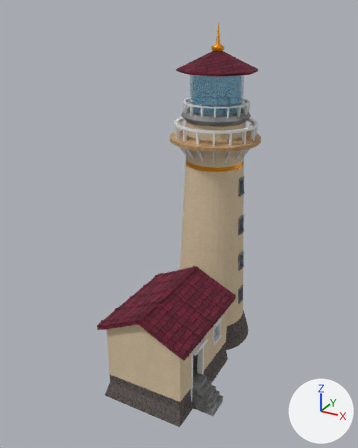
What one commit did to the Blender file blender/level one/lighthouse.blend.
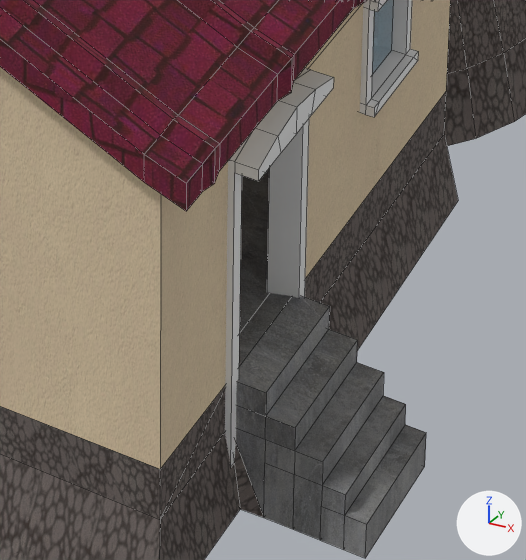
The first picture shows the older version from a 50 mm camera at (5.29, -11.56, 8.68) aimed at (-0.16, -1.65, 3.73). The close-ups show both versions on the part from 43% to 67% of the width and 73% to 93% of the height of that picture; other places that the commit changed are outside them. Lighting does not change. The marker at lower right points along +X, +Y and +Z. The close-ups show mesh edges as thin lines.

The scene before the commit, as lines of its bpy script (objects in view):
```python
me_cube_001 = bpy.data.meshes.new('Cube.001')
me_cube_001.from_pydata(...)  # 1303 vertices, 1249 faces; spans x -1.2..1.61, y -1.77..3.32, z -1.4..7.37
# faces by material slot: [447, 182, 184, 296, 76, 64]
me_cube_001.materials.append(mat_drywall)  # picture img_drywall_jpg
me_cube_001.materials.append(mat_redshingles)  # picture img_shinglesred_jpg
me_cube_001.materials.append(mat_wooden_tiles)  # picture img_better_wooden_floor_jpg
me_cube_001.materials.append(mat_concrete_floor)  # picture img_concrete_floor_jpg
me_cube_001.materials.append(mat_geode)  # picture img_4geode_jpg
me_cube_001.materials.append(mat_gold)  # orange #e79602
# before: 425 (1.01, -0.5, 0.28), 426 (1.01, -1.06, -0.77), 427 (1.01, -1.06, 0.28), 428 (1.01, -0.5, -0.77), 855 (0.91, -0.5, 0.28)
# before: 856 (0.91, -1.06, -0.79), 857 (0.91, -1.06, 0.28), 858 (0.91, -0.5, -0.79)
me_cube_015 = bpy.data.meshes.new('Cube.015')
me_cube_015.from_pydata(...)  # 42 vertices, 38 faces; spans x 0.9..1.14, y -1.1..-0.46, z -1.17..0.38
me_cube_015.materials.append(mat_frame_wood)  # its picture is missing
me_cube_016 = bpy.data.meshes.new('Cube.016')
me_cube_016.from_pydata(...)  # 79 vertices, 84 faces; spans x 0.855..1.073, y 0.08..0.517, z -0.271..0.343
# faces by material slot: [83, 1]
me_cube_016.materials.append(mat_frame_wood)  # its picture is missing
me_cube_016.materials.append(mat_material_001)  # blue #81c8e7
ob_door_frame = bpy.data.objects.new('door frame', me_cube_015)
ob_door_frame.location = (0.0, -2.092, 1.0)
ob_the_changbang = bpy.data.objects.new('the changbang', me_cube_001)
ob_the_changbang.location = (0.0, -2.092, 1.0)
ob_window_frame = bpy.data.objects.new('window frame', me_cube_016)
ob_window_frame.location = (0.0, -2.092, 1.0)
```
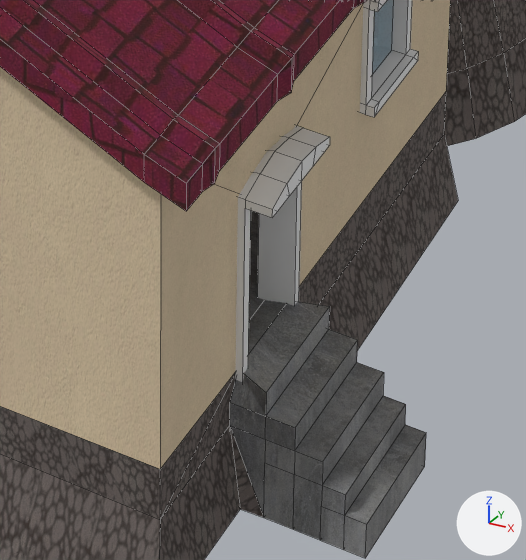
The newer file is also rescaled (x1.324), turned or shifted as a whole; pictures and numbers use the older file's frame.

Changed parts and their boxes (x1, y1, x2, y2) in the close-ups (526 x 560 px; the box of a moved part takes in the faces that stretch with it):
'door frame', mesh rescaled: before (225, 68, 334, 465); after (235, 126, 330, 382)
part 1 of me_cube_001, moved or reshaped: (160, 0, 450, 519) in both

Patch to the scene script:
```diff
--- a/blender/level one/lighthouse.blend.py
+++ b/blender/level one/lighthouse.blend.py
@@ me_cube_001 @@
 # used by ob_the_changbang; location = (0.0, -2.092, 1.0)
 # verts and faces of me_cube_001; kept vertices keep their numbers, new ones are numbered from 1303
-me_cube_001.from_pydata(...)  # 1303 vertices, 1249 faces; spans x -1.2..1.61, y -1.77..3.32, z -1.4..7.37
+me_cube_001.from_pydata(...)  # 1367 vertices, 1297 faces; spans x -1.2..1.61, y -1.77..3.32, z -1.4..7.37
+# me_cube_001 part 1
+verts[425] = (1.01, -0.56, 0.05)  # moved
+verts[855] = (0.91, -0.56, 0.05)  # moved
+verts[426] = (1.01, -1.0, -0.77)  # moved
+verts[856] = (0.91, -1.0, -0.79)  # moved
+verts[427] = (1.01, -0.99, 0.07)  # moved
+verts[857] = (0.91, -0.99, 0.07)  # moved
+verts[428] = (1.01, -0.55, -0.77)  # moved
+verts[858] = (0.91, -0.55, -0.79)  # moved
 me_cube_001.materials.append(mat_drywall)
@@ me_cube_015 @@
 me_cube_015.from_pydata(...)  # 42 vertices, 38 faces; spans x 0.9..1.14, y -1.1..-0.46, z -1.17..0.38
 # used by ob_door_frame; location = (0.0, -2.092, 1.0)
+# me_cube_015 part 2: the whole mesh is scaled about its middle by (1.16, 0.772, 0.772), then moved by (0.0, 0.01, -0.07)
 me_cube_015.materials.append(mat_frame_wood)
```
